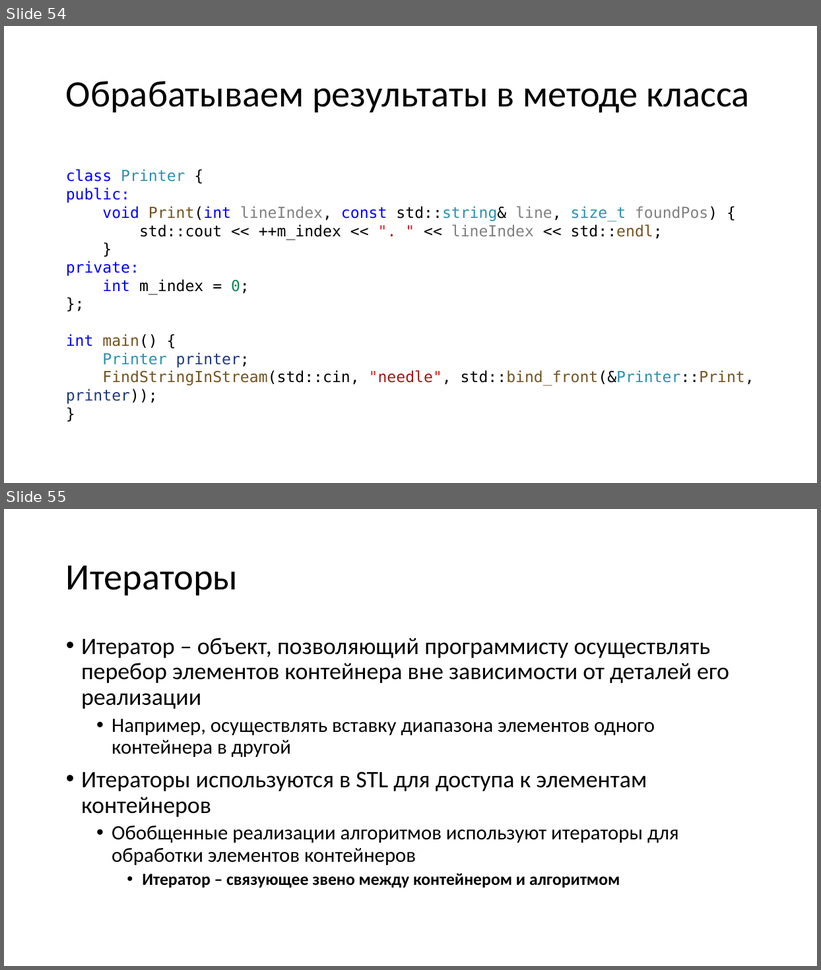
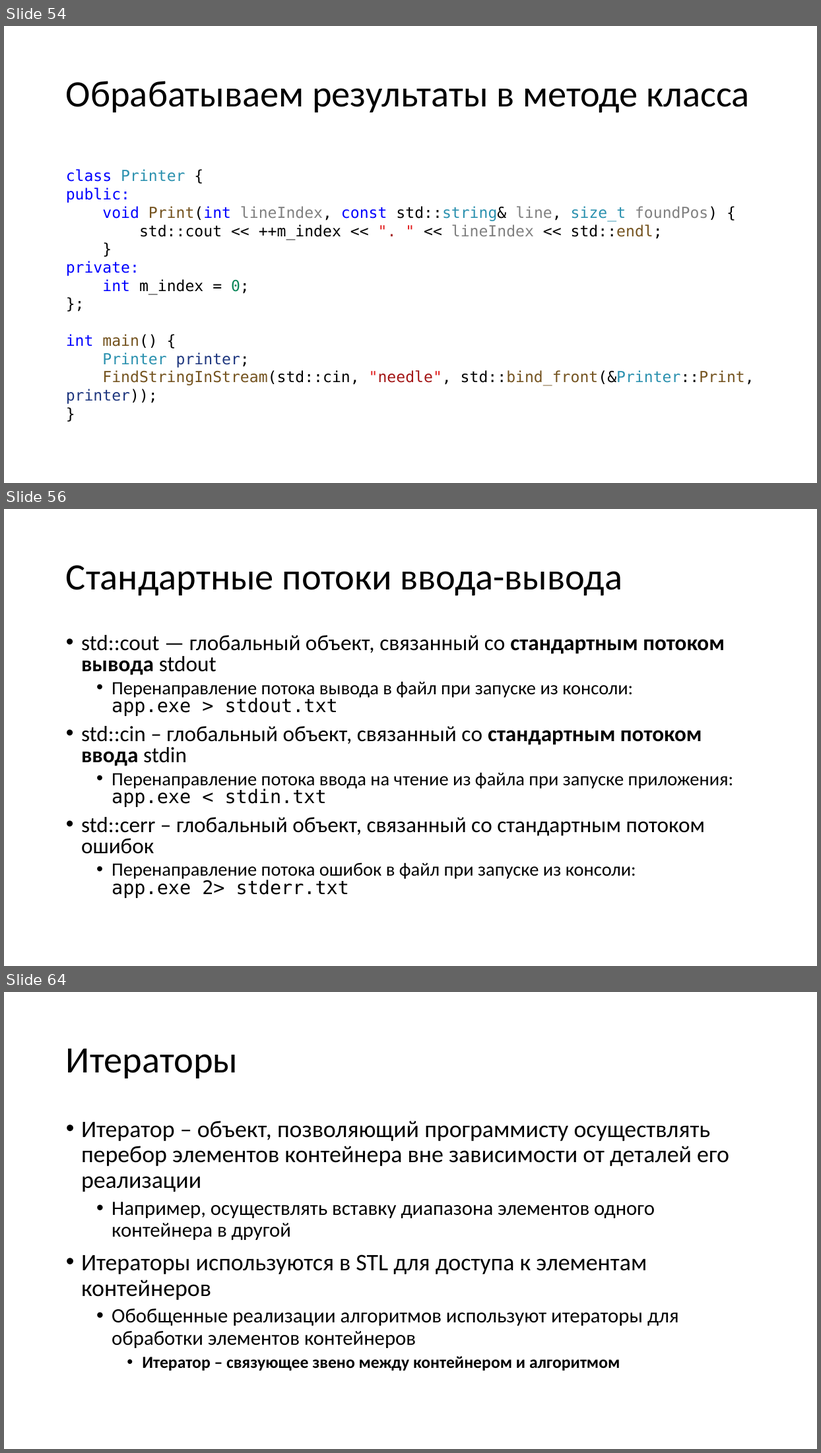
Before and after one commit to alexey-malov/oop, a slide deck: lectures/01/Стандартная библиотека.pptx. Shown one above the other, each under a label of ours: slides 54 and 55 before the commit, slides 54, 56 and 64 after it; the slides between them are not shown. The pictures are 821x970 and 821x1453 pixels, drawn with LibreOffice and Linux fonts; fonts in the diff are those of the drawing. Boxes give left, top, right and bottom in pixels: in the first picture for what was removed or moved away, otherwise in the second. Text is boxed around its words. In the diff, an @@ line names an element or a change of style, - is before the commit and + after.

```diff
--- a/lectures/01/Стандартная библиотека.pptx
+++ b/lectures/01/Стандартная библиотека.pptx
@@ slide 56 added at (x1=4, y1=509, x2=817, y2=966), background #FFFFFF @@
@@ title added at (x1=66, y1=565, x2=623, y2=596), 44 pt, text #000000 @@
+Стандартные потоки ввода-вывода
@@ text added at (x1=81, y1=635, x2=734, y2=898), 22.2 pt, text #000000 @@
+• std::cout — глобальный объект, связанный со стандартным потоком вывода stdout
+  • Перенаправление потока вывода в файл при запуске из консоли:
+    app.exe > stdout.txt
+• std::cin – глобальный объект, связанный со стандартным потоком ввода stdin
+  • Перенаправление потока ввода на чтение из файла при запуске приложения:
+    app.exe < stdin.txt
+• std::cerr – глобальный объект, связанный со стандартным потоком ошибок
+  • Перенаправление потока ошибок в файл при запуске из консоли:
+    app.exe 2> stderr.txt
@@ what was slide 55 is now slide 64 @@
```
Also in this commit, not shown: 1 slide changed, 13 other slides added, 12 other files.
